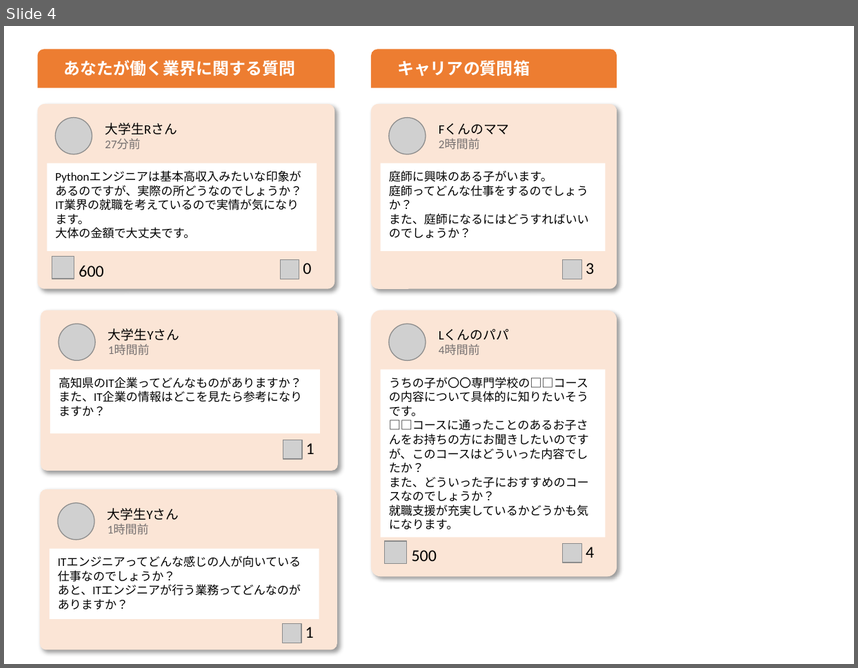
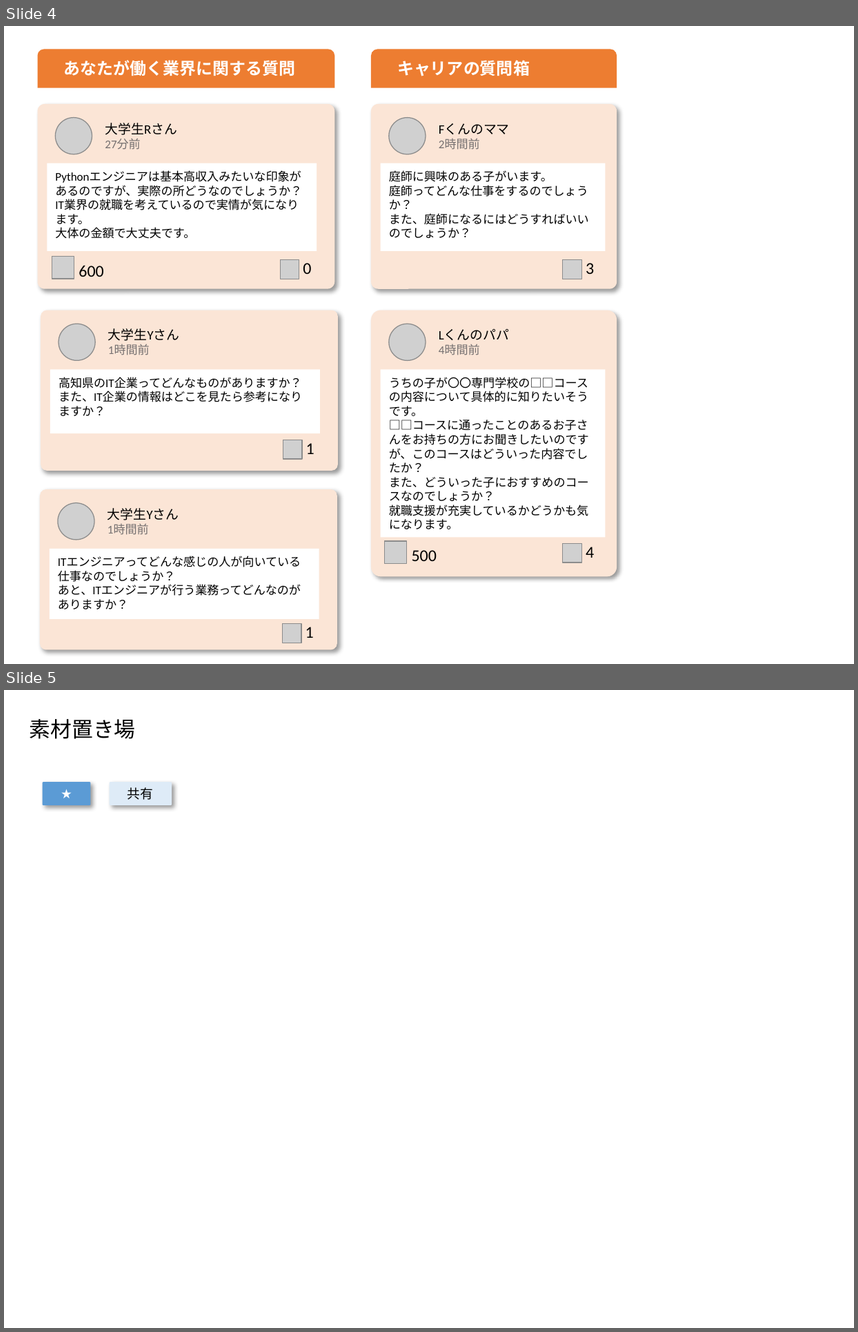
Before and after one commit to t-nishi421/Jovie-test, a slide deck: pptx/images.pptx. Shown one above the other, each under a label of ours: slide 4 before the commit, slides 4 and 5 after it. The pictures are 858x668 and 858x1332 pixels, drawn with LibreOffice and Linux fonts; fonts in the diff are those of the drawing; grey boxes stand for pictures. Boxes give left, top, right and bottom in pixels: in the first picture for what was removed or moved away, otherwise in the second. Text is boxed around its words. In the diff, an @@ line names an element or a change of style, - is before the commit and + after.

```diff
--- a/pptx/images.pptx
+++ b/pptx/images.pptx
@@ slide 5 added at <box>4,690,854,1328</box>, background #FFFFFF @@
@@ text added at <box>30,719,136,739</box>, 18 pt, text #000000 @@
+素材置き場
@@ rounded rectangle added at <box>42,782,91,805</box>, fill #5B9BD5, 11 pt, text #FFFFFF @@
+★
@@ rounded rectangle added at <box>110,782,172,805</box>, fill #DEEBF7, 11 pt, text #000000 @@
+共有
```
Also in this commit, not shown: 1 slide removed, 9 other files.
